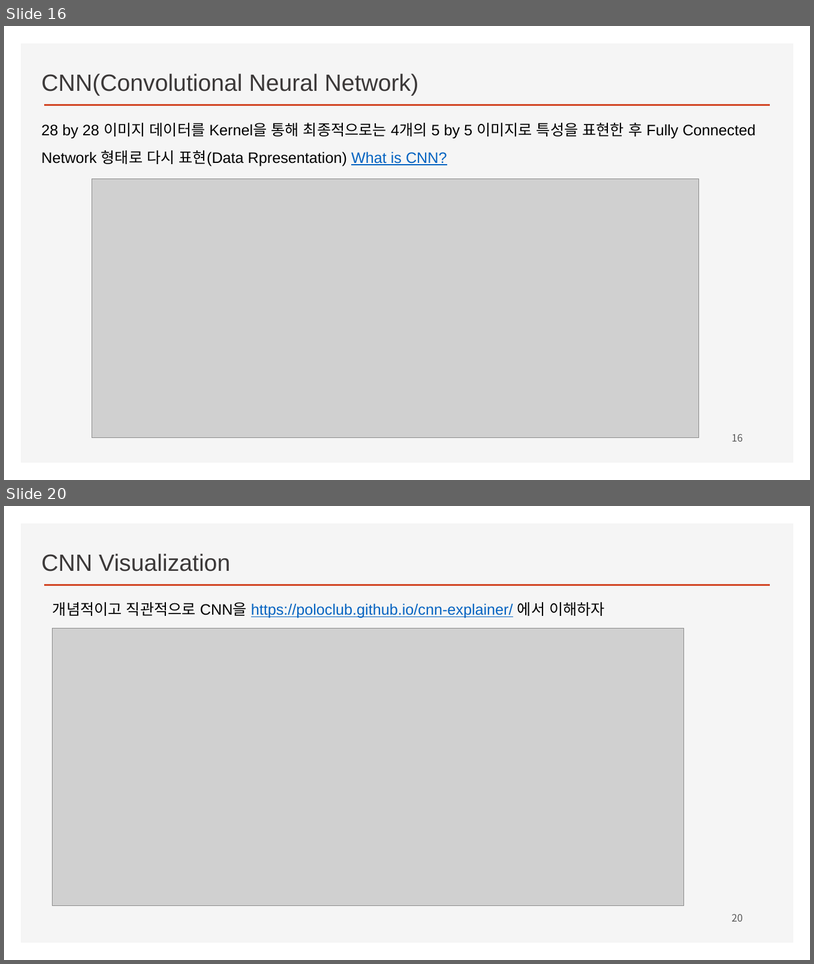
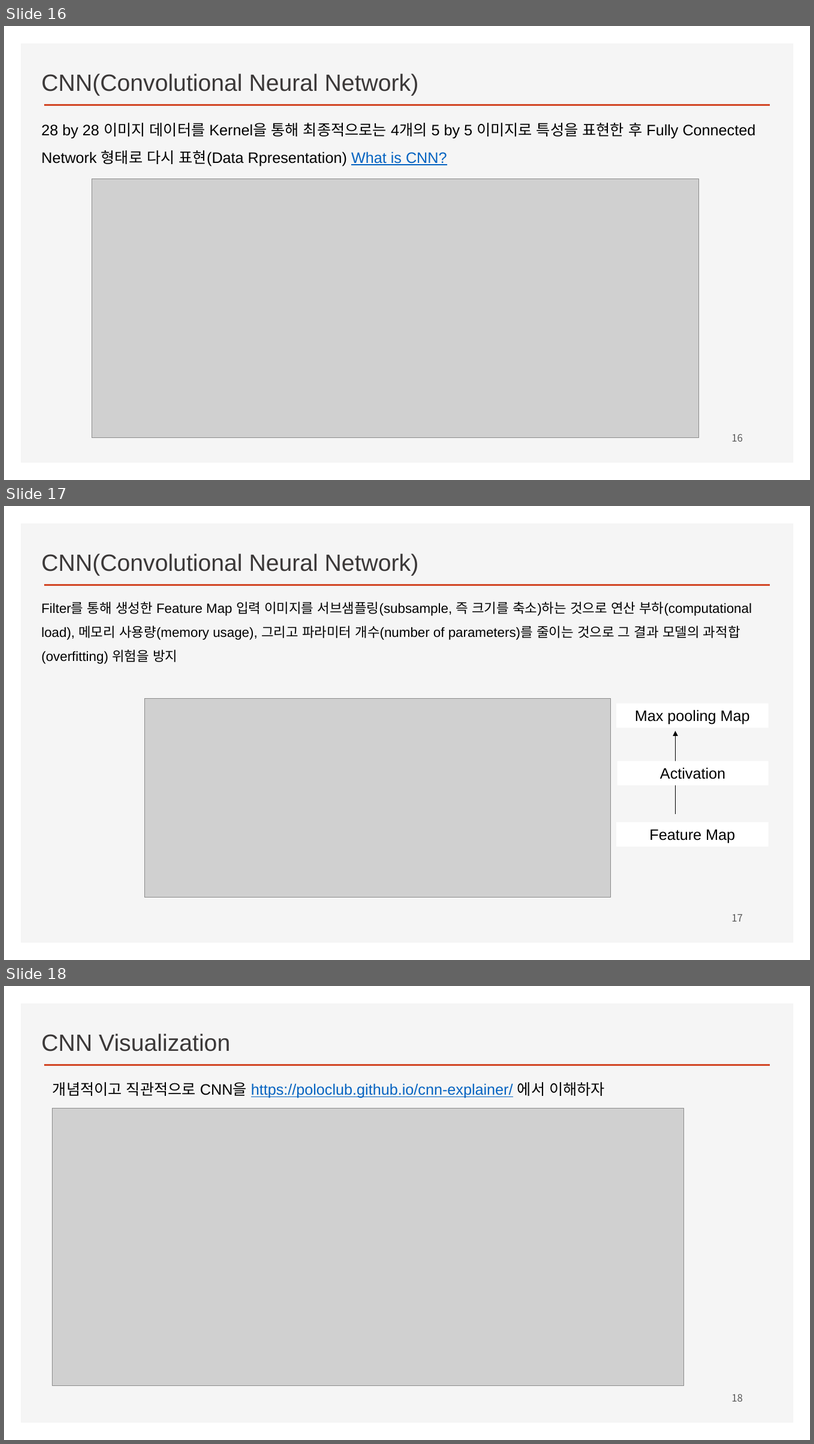
Before and after one commit to ancestor9/2026_Fall_Deep-Learning-with-Python, a slide deck: CNN/CNN.pptx. Shown one above the other, each under a label of ours: slides 16 and 20 before the commit, slides 16, 17 and 18 after it; the slides between them are not shown. The pictures are 814x964 and 814x1444 pixels, drawn with LibreOffice and Linux fonts; fonts in the diff are those of the drawing; grey boxes stand for pictures; background and template pictures are left out. Boxes give left, top, right and bottom in pixels: in the first picture for what was removed or moved away, otherwise in the second. Text is boxed around its words. In the diff, an @@ line names an element or a change of style, - is before the commit and + after.

```diff
--- a/CNN/CNN.pptx
+++ b/CNN/CNN.pptx
@@ slide 17 added at bbox=[4, 506, 810, 960], background #FFFFFF; not listed: 2 template elements that a slide beside it also shows @@
@@ text added at bbox=[41, 553, 419, 576], 28 pt, text #3B3838 @@
+CNN(Convolutional Neural Network)
@@ text added at bbox=[41, 601, 752, 664], 16 pt, text #000000 @@
+Filter를 통해 생성한 Feature Map 입력 이미지를 서브샘플링(subsample, 즉 크기를 축소)하는 것으로 연산 부하(computational load), 메모리 사용량(memory usage), 그리고 파라미터 개수(number of parameters)를 줄이는 것으로 그 결과 모델의 과적합(overfitting) 위험을 방지
@@ picture added at bbox=[145, 699, 611, 897] @@
@@ rectangle added at bbox=[617, 703, 768, 727], fill #FFFFFF, 18 pt, text #000000 @@
+Max pooling Map
@@ arrow added from (676, 814) to (676, 730), #000000 0.5 pt @@
@@ rectangle added at bbox=[618, 760, 769, 785], fill #FFFFFF, 18 pt, text #000000 @@
+Activation
@@ rectangle added at bbox=[617, 822, 768, 846], fill #FFFFFF, 18 pt, text #000000 @@
+Feature Map
@@ page number added at bbox=[732, 913, 743, 921], 12 pt, text #595959 @@
+17
@@ what was slide 20 is now slide 18 @@
@@ page number at bbox=[732, 1393, 743, 1401]: text changed @@
-20
+18
```
Also in this commit, not shown: 1 slide changed.
